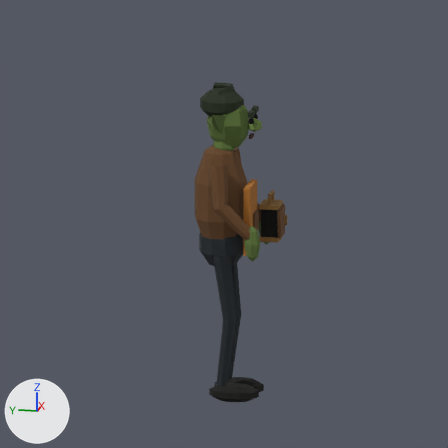
A saved change to the Blender file characters/fen-3d/fen.blend.
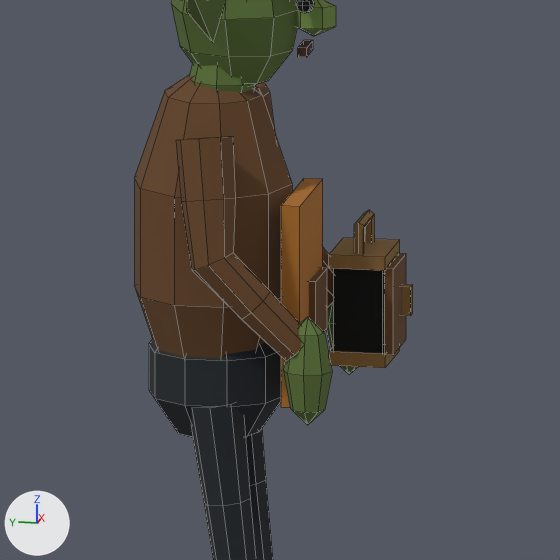
Each version is shown from the file's camera 'Camera', then close up on the part from 33% to 75% of the width and 27% to 68% of the height. Arrows for +X, +Y and +Z are at lower left; the lights stay in place. The last two pictures show the newer version. The close-ups show mesh edges as thin lines.

The scene before the commit, as lines of its bpy script (objects in view):
```python
me_sphere_053 = bpy.data.meshes.new('Sphere.053')
me_sphere_053.from_pydata(...)  # 706 vertices, 733 faces; spans x -0.39..0.39, y -0.44..0.23, z 0.0..2.53
me_sphere_053.materials.append(mat_fen_nearest_palette)  # picture img_fen_original_palette
ob_fenskin = bpy.data.objects.new('FenSkin', me_sphere_053)
ob_fenskin.location = (0.0, 0.0, 0.0)
```
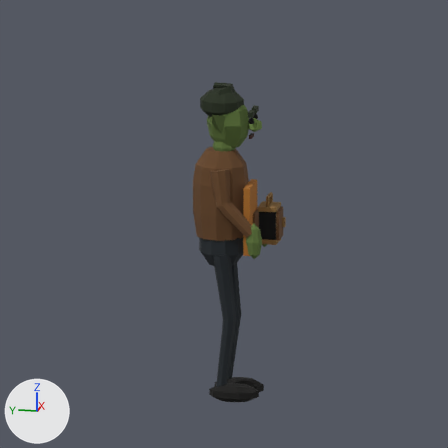
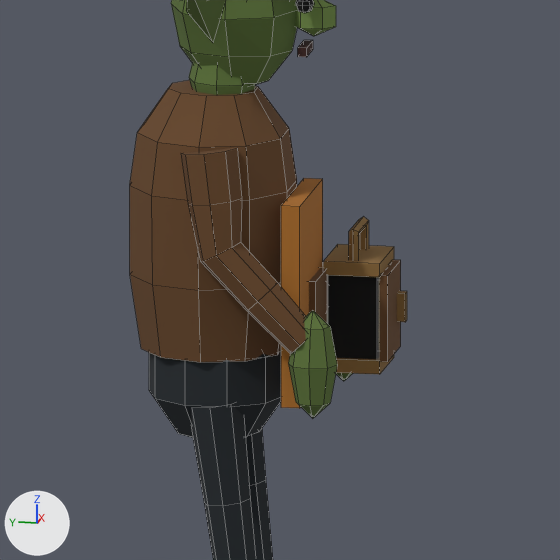
Where the change shows, as pixel boxes [x1, y1, x2, y2] in the close-ups (560 x 560 px; the box of a moved part takes in the faces that stretch with it):
'FenSkin', reshaped: before [134, 0, 413, 560]; after [130, 0, 407, 560]
part 1 of me_sphere_053, moved or reshaped: before [334, 269, 385, 353]; after [328, 275, 379, 360]
part 2 of me_sphere_053, moved or reshaped (not visible afterwards): before [384, 273, 385, 345]
part 3 of me_sphere_053, moved or reshaped: before [329, 346, 400, 368]; after [336, 355, 394, 374]
part 4 of me_sphere_053, moved or reshaped: before [329, 238, 400, 271]; after [323, 244, 394, 277]
part 5 of me_sphere_053, moved or reshaped: before [354, 210, 374, 254]; after [349, 217, 369, 261]
part 6 of me_sphere_053, moved or reshaped: before [385, 253, 406, 355]; after [379, 260, 401, 362]
part 7 of me_sphere_053, moved or reshaped: before [402, 284, 413, 316]; after [397, 291, 407, 322]
part 8 of me_sphere_053, rebuilt: before [134, 75, 292, 358]; after [130, 80, 297, 362]
part 9 of me_sphere_053, moved or reshaped: before [176, 83, 358, 425]; after [181, 148, 353, 418]

The change in detail:
me_sphere_053 is used by ob_fenskin; location (0.0, 0.0, 0.0).
me_sphere_053 had 706 vertices, 733 faces and spanned x -0.39..0.39, y -0.44..0.23, z 0.0..2.53.
me_sphere_053 now has 714 vertices, 725 faces and spans x -0.35..0.35, y -0.44..0.23, z 0.0..2.53.
me_sphere_053 part 1: the loose piece of 8 vertices spanning x 0.2..0.38, y -0.38..-0.25, z 1.25..1.5 is moved by (-0.08, 0.0, 0.0).
me_sphere_053 part 2: the loose piece of 8 vertices spanning x 0.23..0.35, y -0.4..-0.38, z 1.28..1.47 is moved by (-0.08, 0.0, 0.0).
me_sphere_053 part 3: the loose piece of 8 vertices spanning x 0.19..0.39, y -0.4..-0.24, z 1.22..1.26 is moved by (-0.08, 0.0, 0.0).
me_sphere_053 part 4: the loose piece of 8 vertices spanning x 0.19..0.39, y -0.4..-0.24, z 1.48..1.52 is moved by (-0.08, 0.0, 0.0).
me_sphere_053 part 5: the loose piece of 20 vertices spanning x 0.21..0.37, y -0.33..-0.31, z 1.5..1.6 is moved by (-0.08, 0.0, 0.0).
me_sphere_053 part 6: the loose piece of 8 vertices spanning x 0.2..0.38, y -0.41..-0.39, z 1.26..1.49 is moved by (-0.08, 0.0, 0.0).
me_sphere_053 part 7: the loose piece of 8 vertices spanning x 0.33..0.36, y -0.44..-0.41, z 1.33..1.41 is moved by (-0.08, 0.0, 0.0).
me_sphere_053 part 8: the loose piece of 42 vertices spanning x -0.2..0.2, y -0.18..0.23, z 1.14..2.08 is rebuilt with 50 vertices and now spans x -0.22..0.22, y -0.18..0.23, z 1.31..2.0.
Part 9, on me_sphere_053:
76 vertices are removed from x -0.39..0.39, y -0.29..0.08, z 1.35..1.94.
132 faces are deleted.
8 vertices in x 0.29, y -0.34..-0.22, z 1.18..1.47 move by (-0.08, 0.0, 0.0).
8 vertices in x -0.29, y -0.34..-0.22, z 1.18..1.47 move by (0.08, 0.0, 0.0).
4 vertices in x 0.26, y -0.31..-0.25, z 1.22..1.42 move by (-0.02, 0.0, 0.0).
4 vertices in x 0.32, y -0.31..-0.25, z 1.22..1.42 move by (-0.13, 0.0, 0.0).
4 vertices in x 0.33, y -0.33..-0.23, z 1.22..1.42 move by (-0.16, 0.0, 0.0).
4 vertices in x -0.32, y -0.31..-0.25, z 1.22..1.42 move by (0.13, 0.0, 0.0).
14 vertices move from x -0.35..0.35, y -0.33..-0.12, z 1.22..1.48 to x -0.27..0.27, y -0.33..-0.12, z 1.22..1.47.
65 vertices are added at x -0.27..0.27, y -0.29..0.07, z 1.35..1.89.
6 new vertices lie (0.02, 0.05, -0.01) away from vertices in x -0.27..0.25, y -0.07..0.0, z 1.74..1.89.
5 new vertices lie (0.04, 0.02, -0.01) away from vertices in x -0.26..0.21, y -0.19..-0.09, z 1.47..1.64.
132 new faces join them.
